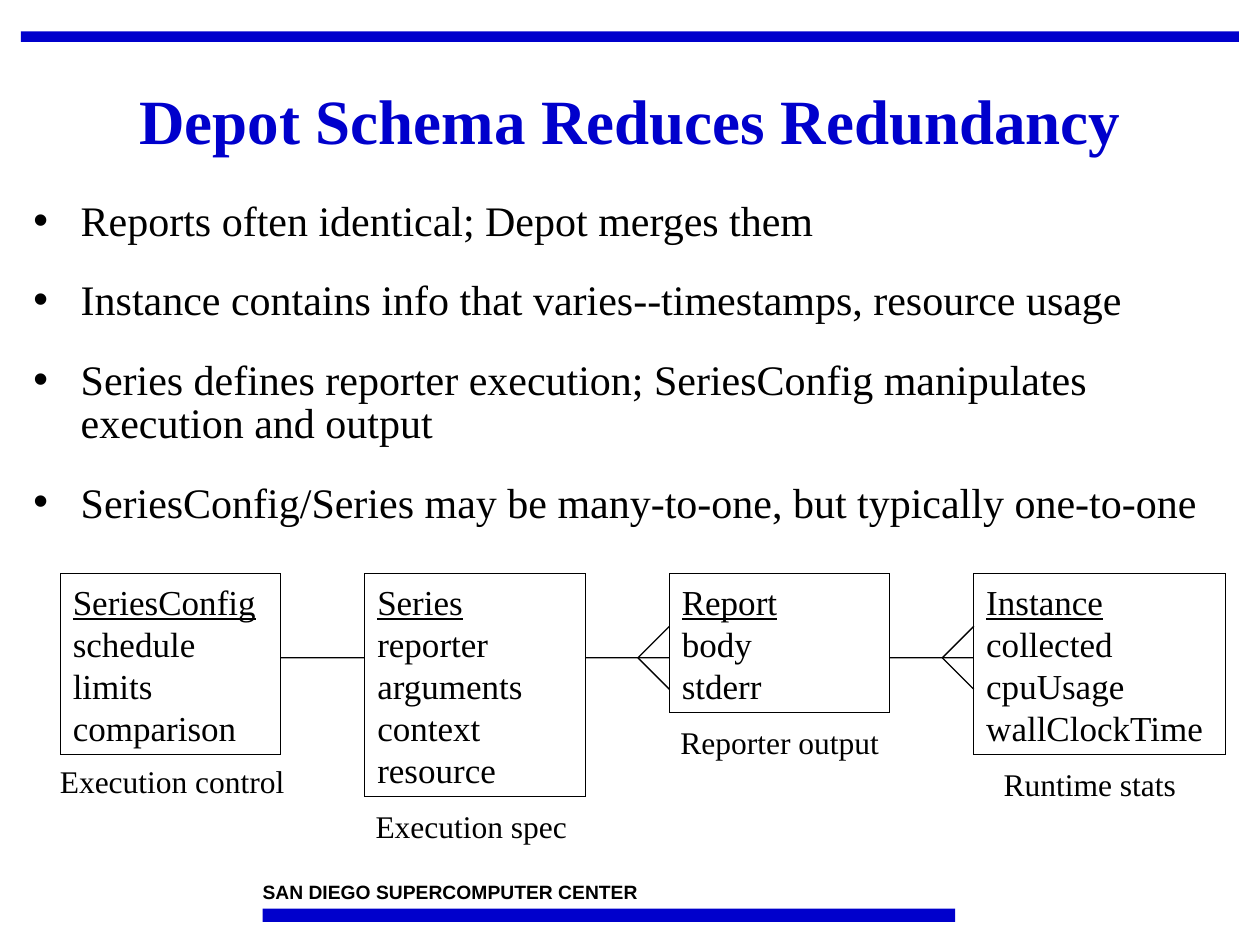
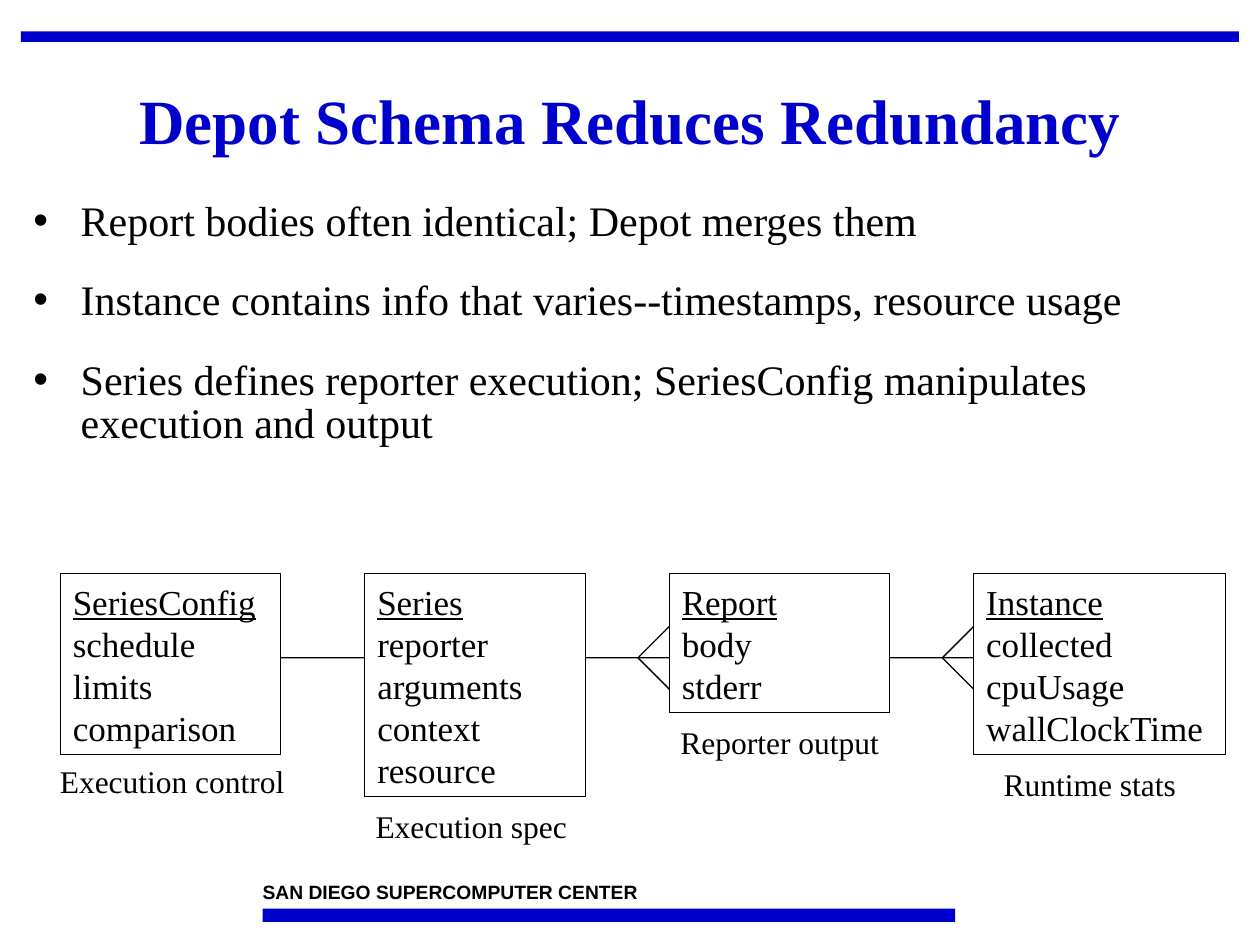
Before and after one commit to IncaProject/inca-xsede, a slide deck: slide 6 of talks/2008workshop/depot.ppt. Drawn at 1260x945 pixels with LibreOffice and Linux fonts; fonts in the diff are those of the drawing; background and template pictures are left out. Boxes give left, top, right and bottom in pixels: in the first picture for what was removed or moved away, otherwise in the second. Text is boxed around its words. In the diff, an @@ line names an element or a change of style, - is before the commit and + after.

```diff
--- a/talks/2008workshop/depot.ppt
+++ b/talks/2008workshop/depot.ppt
@@ text at [81,206,917,245]: text changed @@
-• Reports often identical; Depot merges them
+• Report bodies often identical; Depot merges them
@@ text at [81,488,1197,527]: paragraph removed @@
-• SeriesConfig/Series may be many-to-one, but typically one-to-one
```
Also in this commit, not shown: 3 other slides changed, 1 other file.
